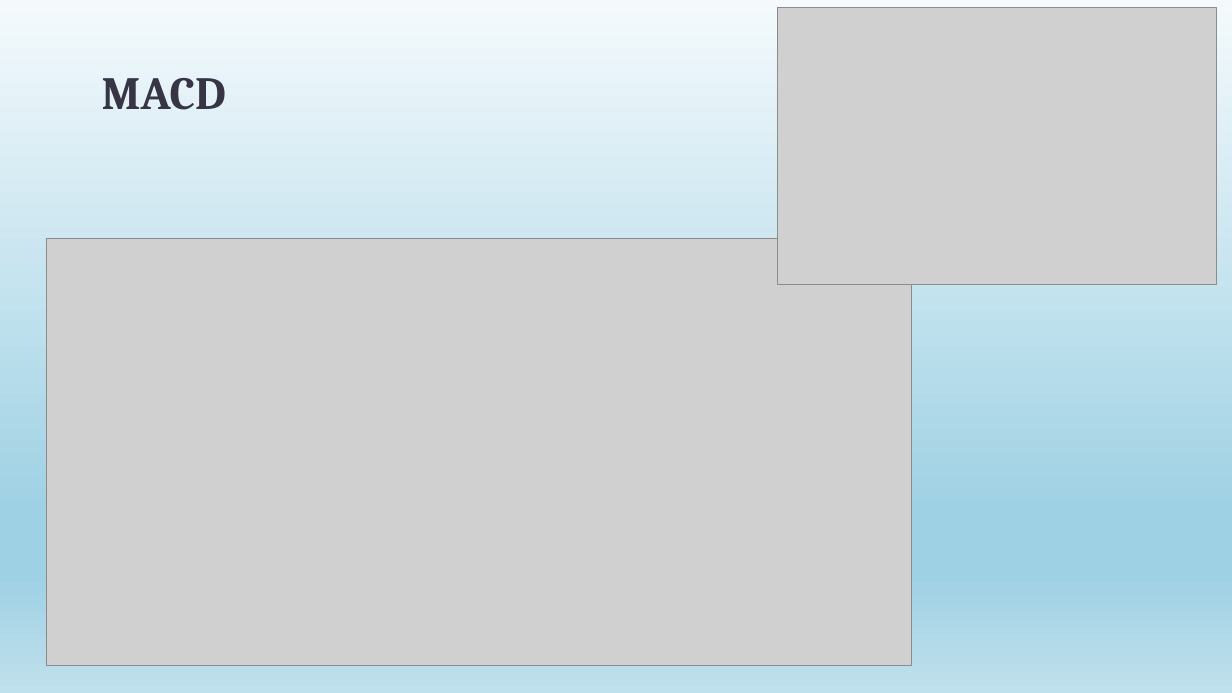
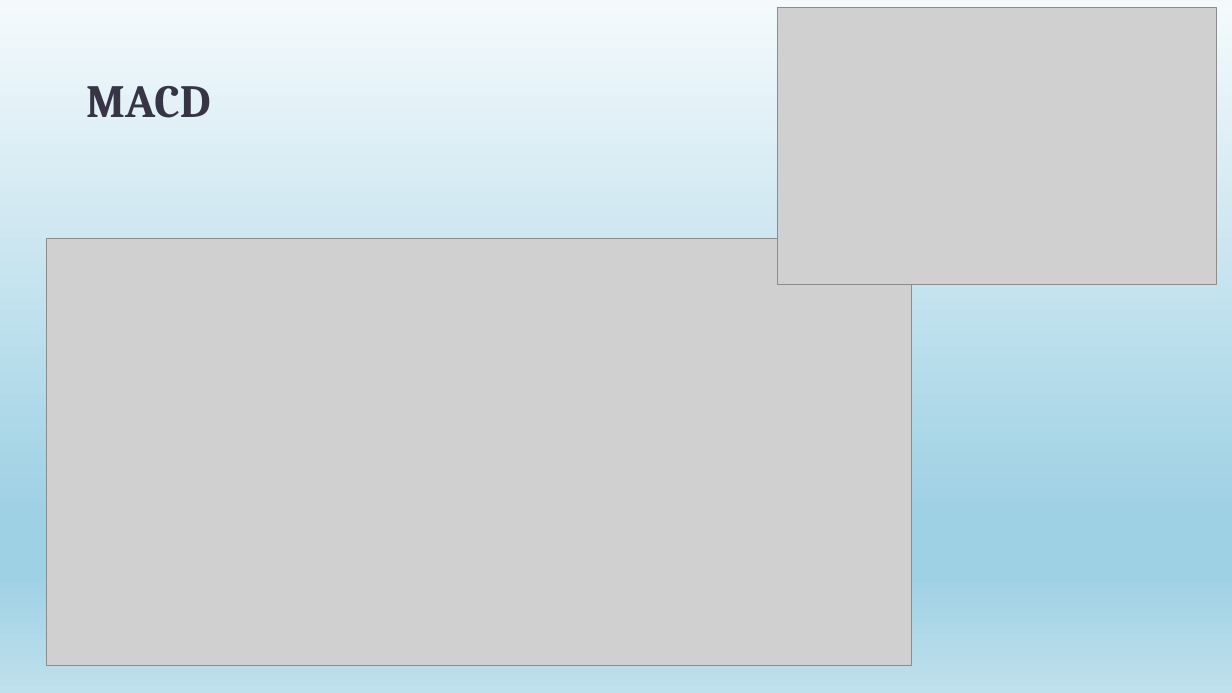
Before and after one commit to JaySiu/Investment-Information-Feed-System, a slide deck: slide 7 of doc/Project Idea Introdution.pptx. Drawn at 1232x693 pixels with LibreOffice and Linux fonts; fonts in the diff are those of the drawing; grey boxes stand for pictures. Boxes give left, top, right and bottom in pixels: in the first picture for what was removed or moved away, otherwise in the second. Text is boxed around its words. In the diff, an @@ line names an element or a change of style, - is before the commit and + after.

```diff
--- a/doc/Project Idea Introdution.pptx
+++ b/doc/Project Idea Introdution.pptx
@@ title "MACD": place and size @@
-title "MACD" at box(102, 78, 226, 110)
+title "MACD" at box(86, 86, 210, 118)
```
Also in this commit, not shown: 2 other slides changed, 3 other files.
